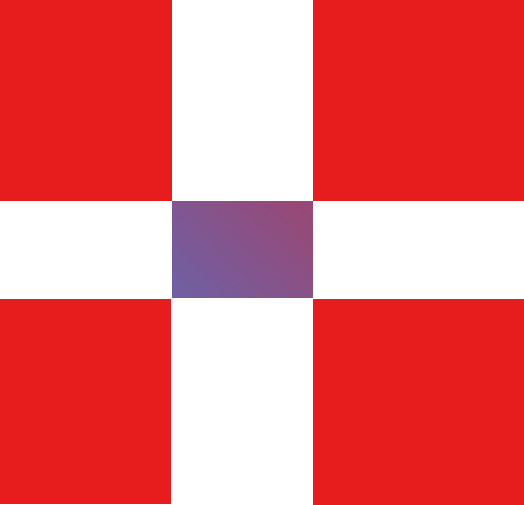
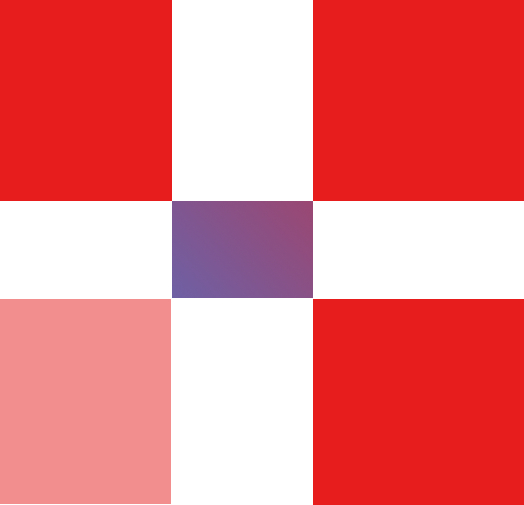
Revision of a layered 524x505 image; what changed, layer by layer:
"bl_red": opacity 100% → 50% over [0, 299, 171, 504]
